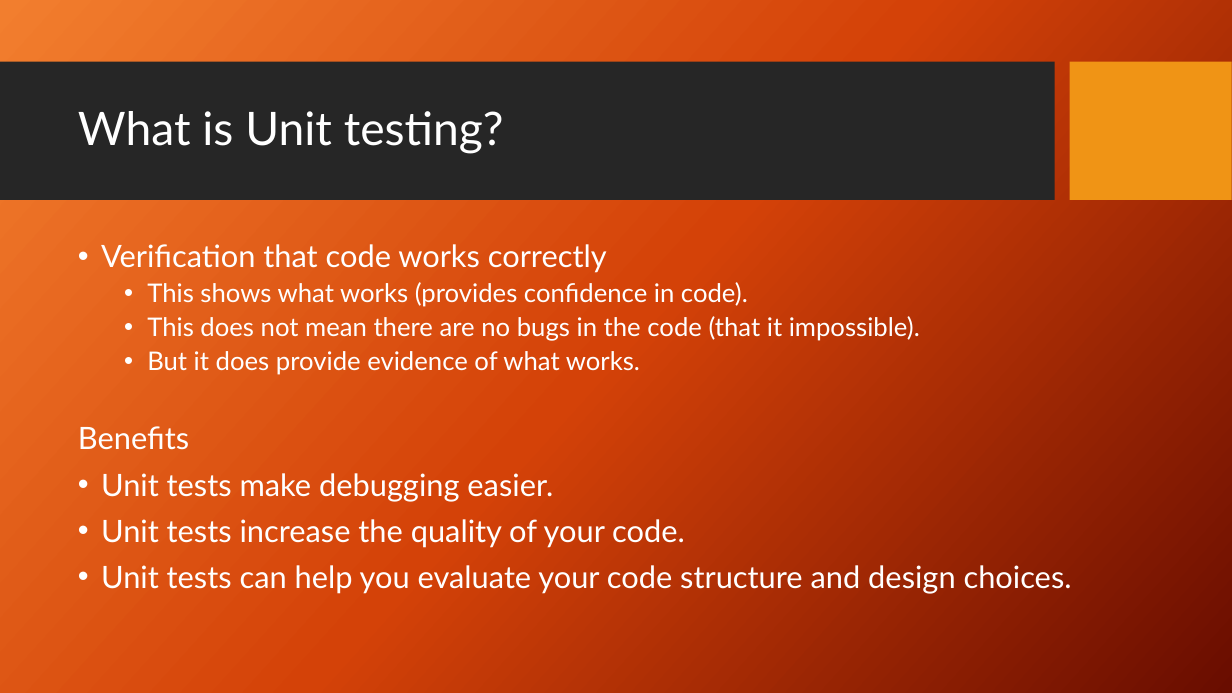
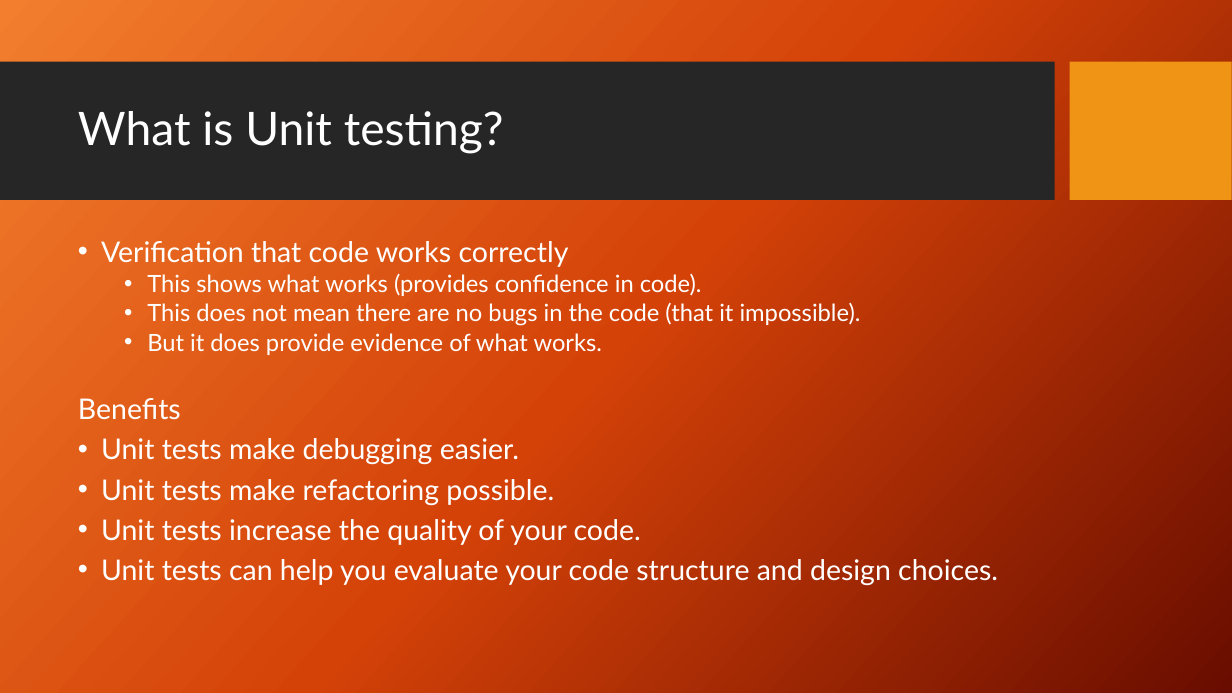
Before and after one commit to PrincetonUniversity/software_testing, a slide deck: slide 4 of UnitTestingSlides.pptx. Drawn at 1232x693 pixels with LibreOffice and Linux fonts; fonts in the diff are those of the drawing; background and template pictures are left out. Boxes give left, top, right and bottom in pixels: in the first picture for what was removed or moved away, otherwise in the second. Text is boxed around its words. In the diff, an @@ line names an element or a change of style, - is before the commit and + after.

```diff
--- a/UnitTestingSlides.pptx
+++ b/UnitTestingSlides.pptx
@@ text at (x1=78, y1=241, x2=998, y2=585): size 24 to 22.2 pt in "Verification that code works correctly", "Benefits", "Unit tests make debugging easier.", "Unit tests increase the quality of your ..." and 1 more places; size 20 to 18.5 pt in "This shows what works (provides confidence in ...", "This does not mean there are no ...", "But it does provide evidence of what ..."; line spacing 0.9 to 0.8 @@
@@ text at (x1=101, y1=479, x2=554, y2=505): paragraph added @@
+• Unit tests make refactoring possible.
```
Also in this commit, not shown: 1 other slide changed, 3 other files.
